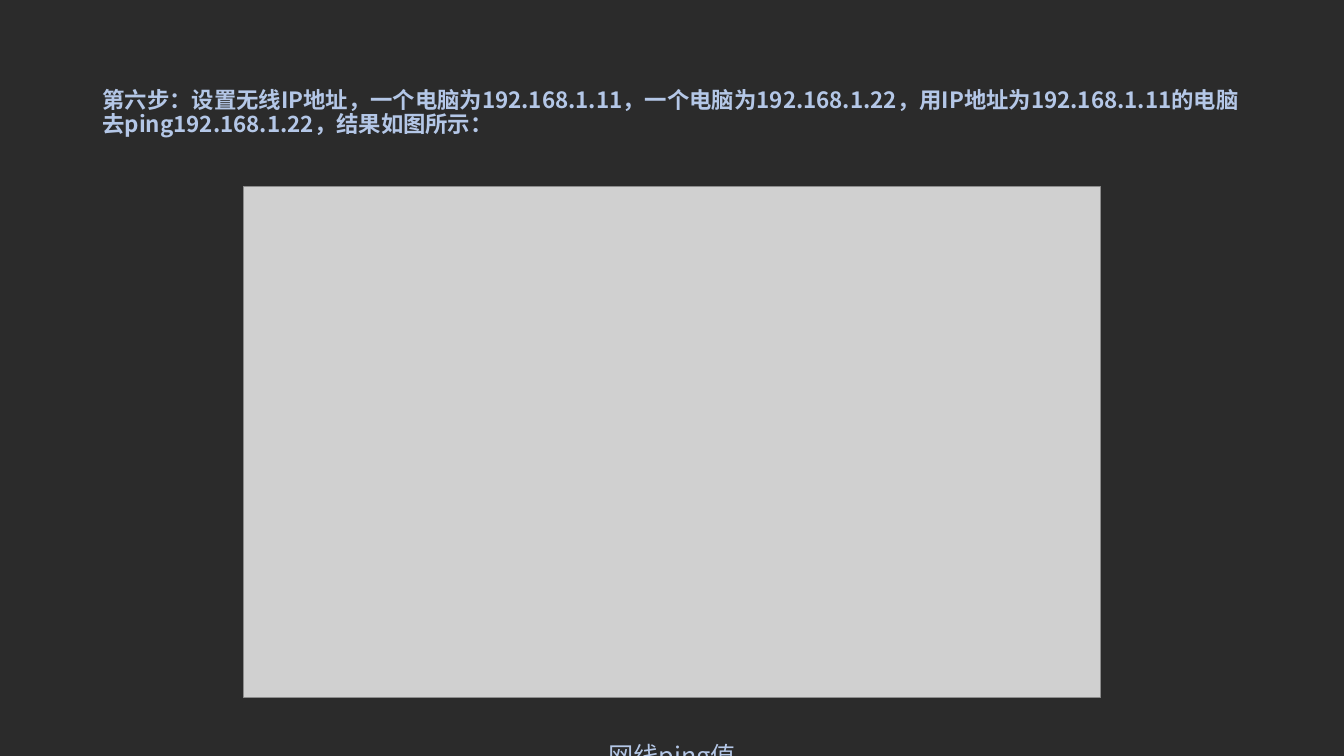
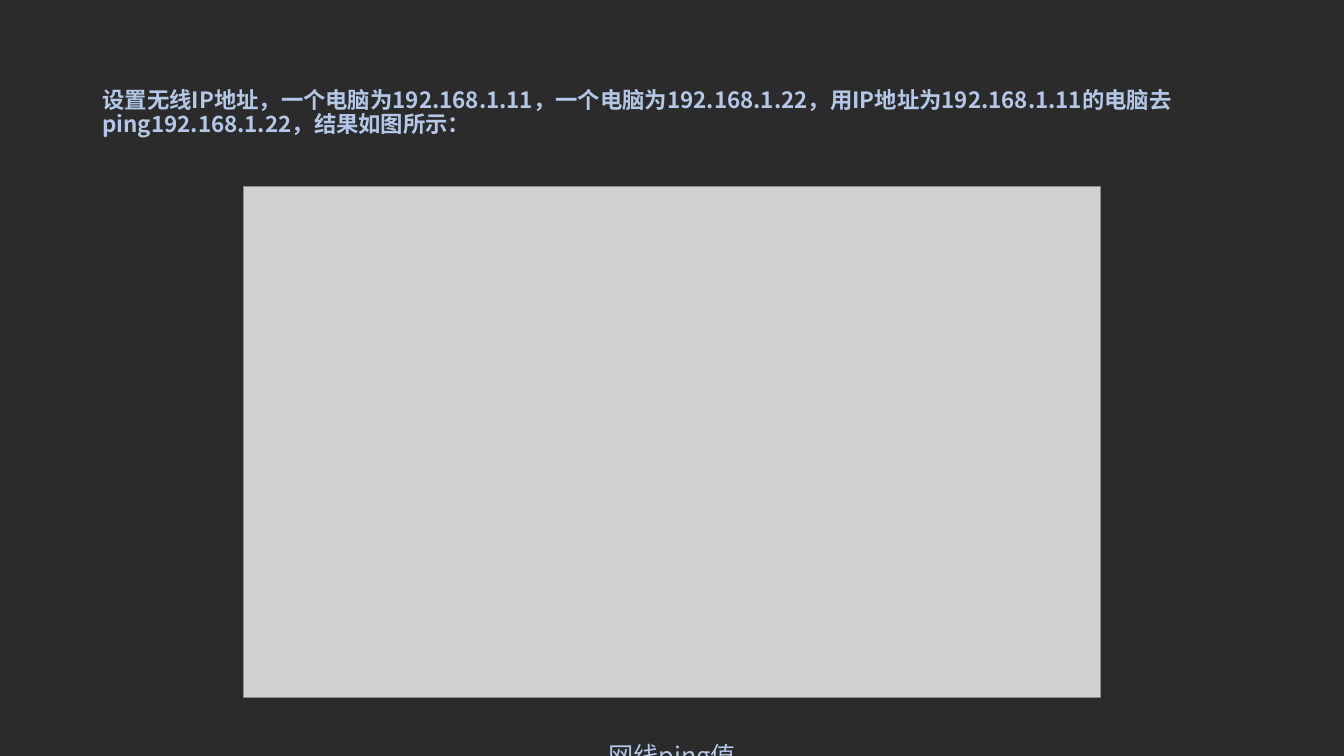
Before and after one commit to lhl1/lhl1.github.io, a slide deck: slide 10 of other/204实验.pptx. Drawn at 1344x756 pixels with LibreOffice and Linux fonts; fonts in the diff are those of the drawing; grey boxes stand for pictures; background and template pictures are left out; a plain dark background stands for a picture behind light text. Boxes give left, top, right and bottom in pixels: in the first picture for what was removed or moved away, otherwise in the second. Text is boxed around its words. In the diff, an @@ line names an element or a change of style, - is before the commit and + after.

```diff
--- a/other/204实验.pptx
+++ b/other/204实验.pptx
@@ title at (102, 89, 1171, 138): text changed @@
-第六步：设置无线IP地址，一个电脑为192.168.1.11，一个电脑为192.168.1.22，用IP地址为192.168.1.11的电脑去ping192.168.1.22，结果如图所示：
+设置无线IP地址，一个电脑为192.168.1.11，一个电脑为192.168.1.22，用IP地址为192.168.1.11的电脑去ping192.168.1.22，结果如图所示：
```
Also in this commit, not shown: 6 other slides changed, 1 slide added, 39 other files.
